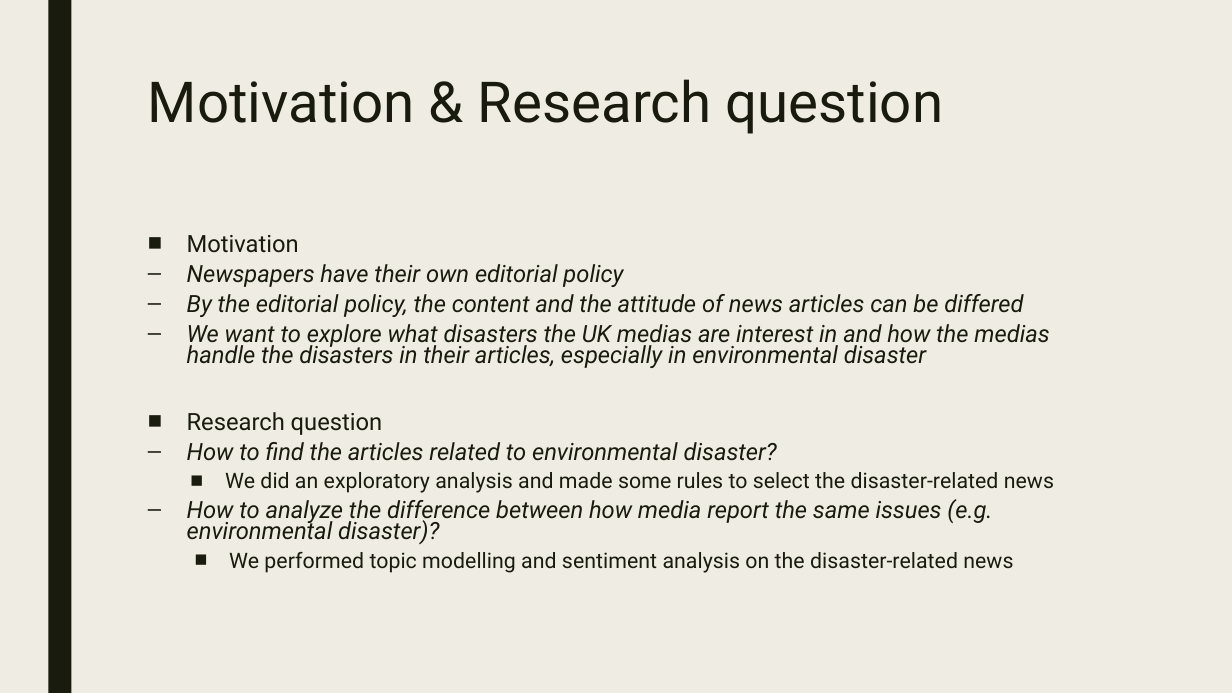
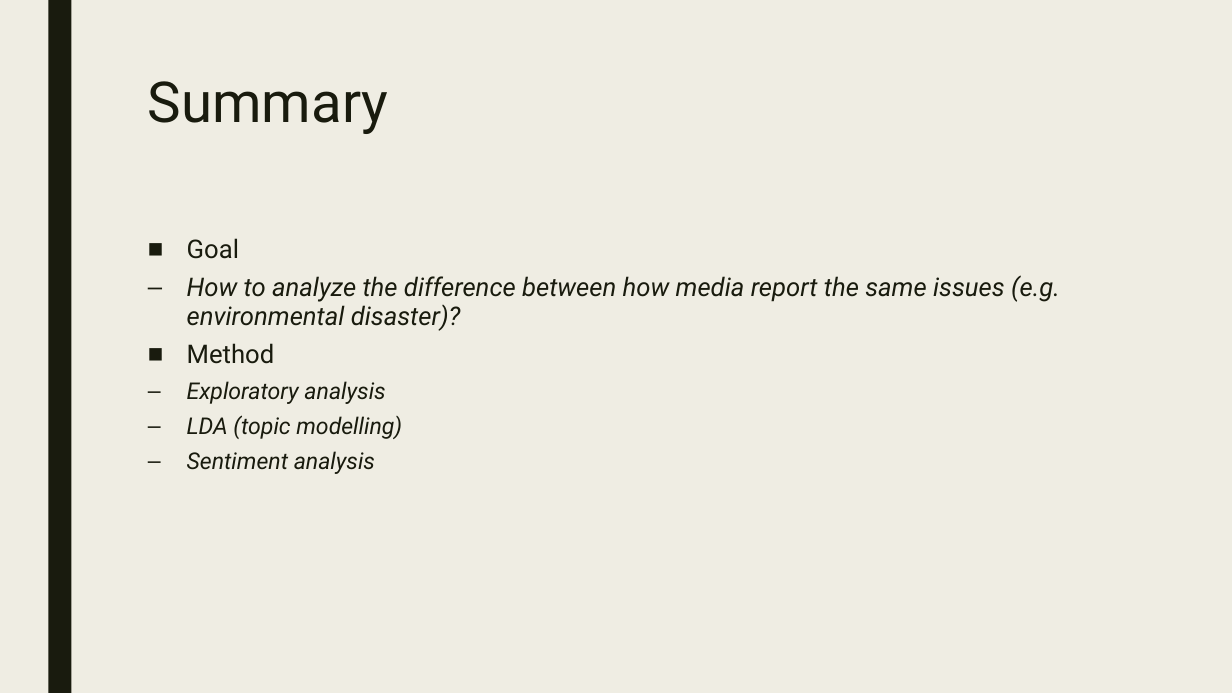
Before and after one commit to hsg1991/team2, a slide deck: slide 2 of team2_datathon_presentation.pptx. Drawn at 1232x693 pixels with LibreOffice and Linux fonts; fonts in the diff are those of the drawing. Boxes give left, top, right and bottom in pixels: in the first picture for what was removed or moved away, otherwise in the second. Text is boxed around its words. In the diff, an @@ line names an element or a change of style, - is before the commit and + after.

Commit message:
update the presentation slide

```diff
--- a/team2_datathon_presentation.pptx
+++ b/team2_datathon_presentation.pptx
@@ title at <box>148,81,389,134</box>: text changed @@
-Motivation & Research question
+Summary
@@ text at <box>187,238,239,259</box>: text changed; size 18.5 to 20 pt; italic off @@
-■ Motivation
-  – Newspapers have their own editorial policy
-  – By the editorial policy, the content and the attitude of news articles can be differed
-  – We want to explore what disasters the UK medias are interest in and how the medias handle the disasters in their articles, especially in environmental disaster
-■ Research question
-  – How to find the articles related to environmental disaster?
-    ■ We did an exploratory analysis and made some rules to select the disaster-related news
+■ Goal
@@ text at <box>187,275,1060,331</box>: size 18.5 to 20 pt in "How to analyze the difference between how ..."; line spacing 0.74 to 0.94 @@
@@ text at <box>187,343,402,474</box>: text changed; size 16.6 to 18 pt; italic on @@
-    ■ We performed topic modelling and sentiment analysis on the disaster-related news
+    ■ Method
+      – Exploratory analysis
+      – LDA (topic modelling)
+      – Sentiment analysis
```
Also in this commit, not shown: 1 other slide changed, 5 slides removed.
